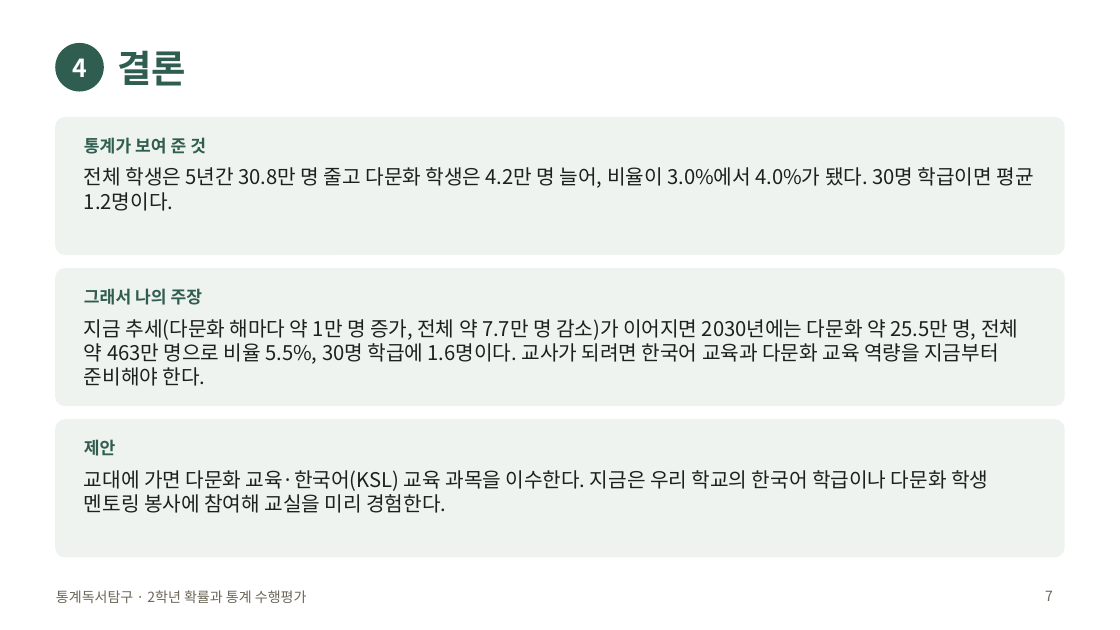
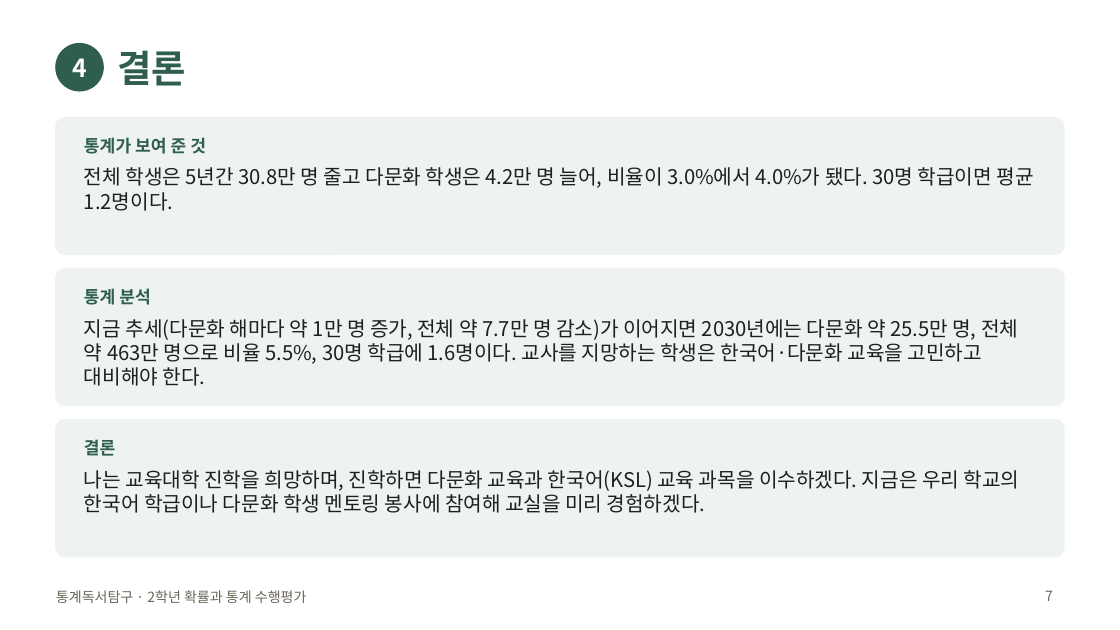
Before and after one commit to jaegeunsongsong/autobot, a slide deck: slide 7 of docs/2026-2학기-통계독서탐구-수행평가/발표예시-교육.pptx. Drawn at 1120x630 pixels with LibreOffice and Linux fonts; fonts in the diff are those of the drawing. Boxes give left, top, right and bottom in pixels: in the first picture for what was removed or moved away, otherwise in the second. Text is boxed around its words. In the diff, an @@ line names an element or a change of style, - is before the commit and + after.

```diff
--- a/docs/2026-2학기-통계독서탐구-수행평가/발표예시-교육.pptx
+++ b/docs/2026-2학기-통계독서탐구-수행평가/발표예시-교육.pptx
@@ text at box(84, 288, 151, 305): text changed @@
-그래서 나의 주장
+통계 분석
@@ text at box(84, 319, 1018, 386): text changed @@
-지금 추세(다문화 해마다 약 1만 명 증가, 전체 약 7.7만 명 감소)가 이어지면 2030년에는 다문화 약 25.5만 명, 전체 약 463만 명으로 비율 5.5%, 30명 학급에 1.6명이다. 교사가 되려면 한국어 교육과 다문화 교육 역량을 지금부터 준비해야 한다.
+지금 추세(다문화 해마다 약 1만 명 증가, 전체 약 7.7만 명 감소)가 이어지면 2030년에는 다문화 약 25.5만 명, 전체 약 463만 명으로 비율 5.5%, 30명 학급에 1.6명이다. 교사를 지망하는 학생은 한국어·다문화 교육을 고민하고 대비해야 한다.
@@ text at box(84, 439, 116, 456): text changed @@
-제안
+결론
@@ text at box(84, 470, 1020, 513): text changed @@
-교대에 가면 다문화 교육·한국어(KSL) 교육 과목을 이수한다. 지금은 우리 학교의 한국어 학급이나 다문화 학생 멘토링 봉사에 참여해 교실을 미리 경험한다.
+나는 교육대학 진학을 희망하며, 진학하면 다문화 교육과 한국어(KSL) 교육 과목을 이수하겠다. 지금은 우리 학교의 한국어 학급이나 다문화 학생 멘토링 봉사에 참여해 교실을 미리 경험하겠다.
```
Also in this commit, not shown: 7 other slides changed, 13 other files.
